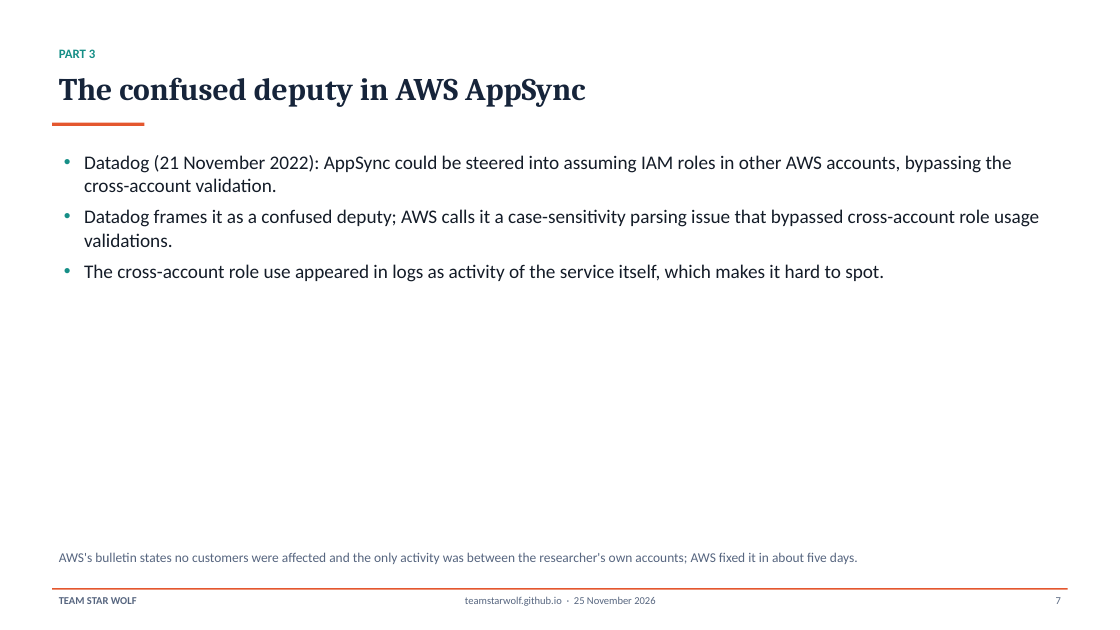
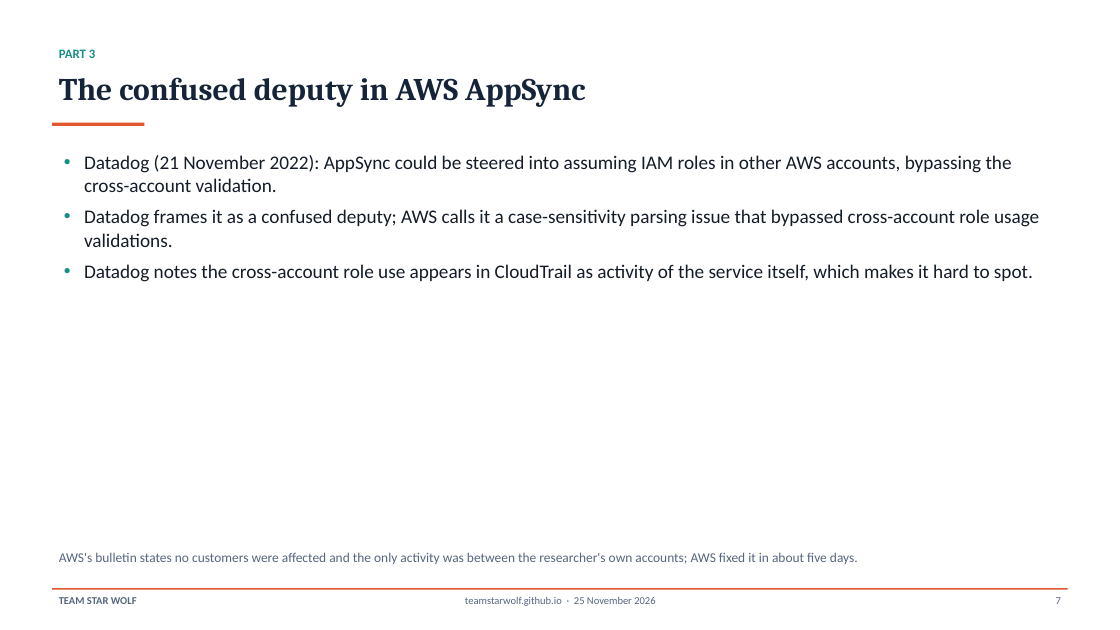
Before and after one commit to TeamStarWolf/TeamStarWolf, a slide deck: slide 7 of case-studies/slides/Cloud_Managed_Service_Flaws_Case_Study.pptx. Drawn at 1120x630 pixels with LibreOffice and Linux fonts; fonts in the diff are those of the drawing. Boxes give left, top, right and bottom in pixels: in the first picture for what was removed or moved away, otherwise in the second. Text is boxed around its words. In the diff, an @@ line names an element or a change of style, - is before the commit and + after.

```diff
--- a/case-studies/slides/Cloud_Managed_Service_Flaws_Case_Study.pptx
+++ b/case-studies/slides/Cloud_Managed_Service_Flaws_Case_Study.pptx
@@ text at box(84, 264, 1033, 282): text changed @@
-• The cross-account role use appeared in logs as activity of the service itself, which makes it hard to spot.
+• Datadog notes the cross-account role use appears in CloudTrail as activity of the service itself, which makes it hard to spot.
```
Also in this commit, not shown: 10 other slides changed, 14 other files.
